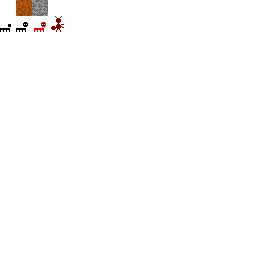
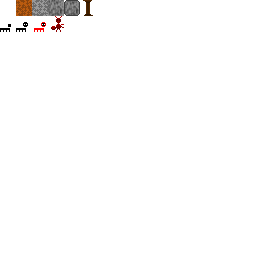
Revision of a layered 256×256 image; what changed, layer by layer:
painted on "Background" over 48, 0, 93, 16
